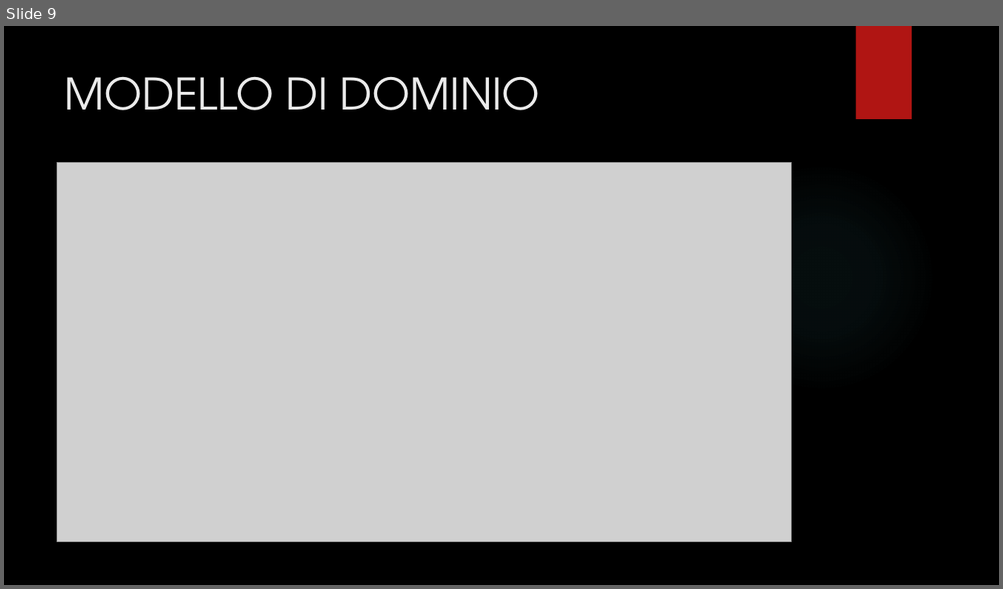
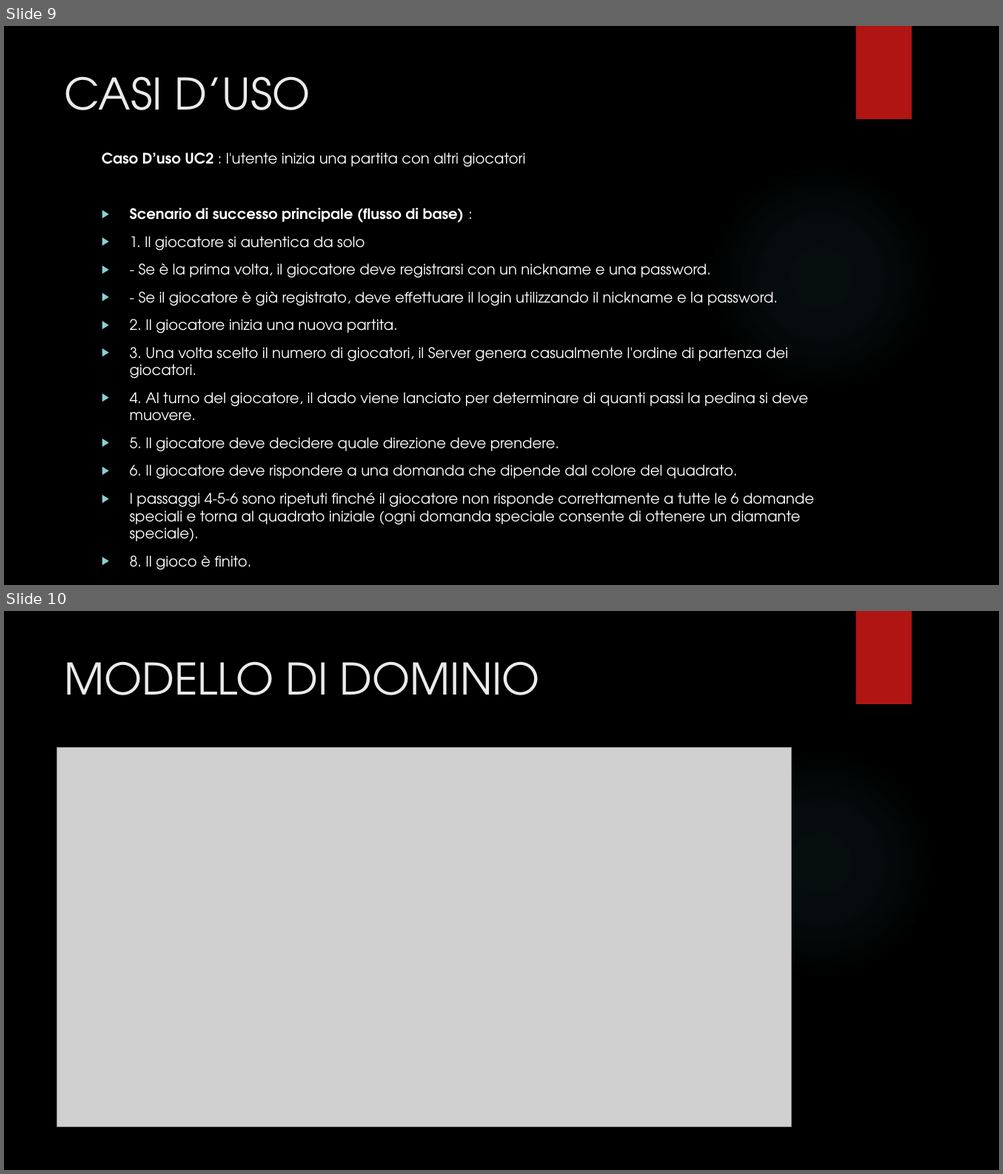
Before and after one commit to simoneminerva96/Progetto-B18, a slide deck: modelliUml/PRESENTAZIONE.pptx. Shown one above the other, each under a label of ours: slide 9 before the commit, slides 9 and 10 after it. The pictures are 1003x589 and 1003x1174 pixels, drawn with LibreOffice and Linux fonts; fonts in the diff are those of the drawing; grey boxes stand for pictures; background and template pictures are left out. Boxes give left, top, right and bottom in pixels: in the first picture for what was removed or moved away, otherwise in the second. Text is boxed around its words. In the diff, an @@ line names an element or a change of style, - is before the commit and + after.

```diff
--- a/modelliUml/PRESENTAZIONE.pptx
+++ b/modelliUml/PRESENTAZIONE.pptx
@@ slide 9 added at (4, 26, 999, 585), background picture (left out); not listed: 2 template elements that a slide beside it also shows @@
@@ title added at (64, 76, 310, 110), 42 pt, text #EBEBEB @@
+CASI D’USO
@@ text added at (102, 153, 814, 542), 14 pt, text #FFFFFF @@
+Caso D’uso UC2 : l'utente inizia una partita con altri giocatori
+▶ Scenario di successo principale (flusso di base) :
+▶ 1. Il giocatore si autentica da solo
+▶ - Se è la prima volta, il giocatore deve registrarsi con un nickname e una password.
+▶ - Se il giocatore è già registrato, deve effettuare il login utilizzando il nickname e la password.
+▶ 2. Il giocatore inizia una nuova partita.
+▶ 3. Una volta scelto il numero di giocatori, il Server genera casualmente l'ordine di partenza dei giocatori.
+▶ 4. Al turno del giocatore, il dado viene lanciato per determinare di quanti passi la pedina si deve muovere.
+▶ 5. Il giocatore deve decidere quale direzione deve prendere.
+▶ 6. Il giocatore deve rispondere a una domanda che dipende dal colore del quadrato.
+▶ I passaggi 4-5-6 sono ripetuti finché il giocatore non risponde correttamente a tutte le 6 domande speciali e torna al quadrato iniziale (ogni domanda speciale consente di ottenere un diamante speciale).
+▶ 8. Il gioco è finito.
@@ what was slide 9 is now slide 10 @@
```
Also in this commit, not shown: 2 slides changed.
